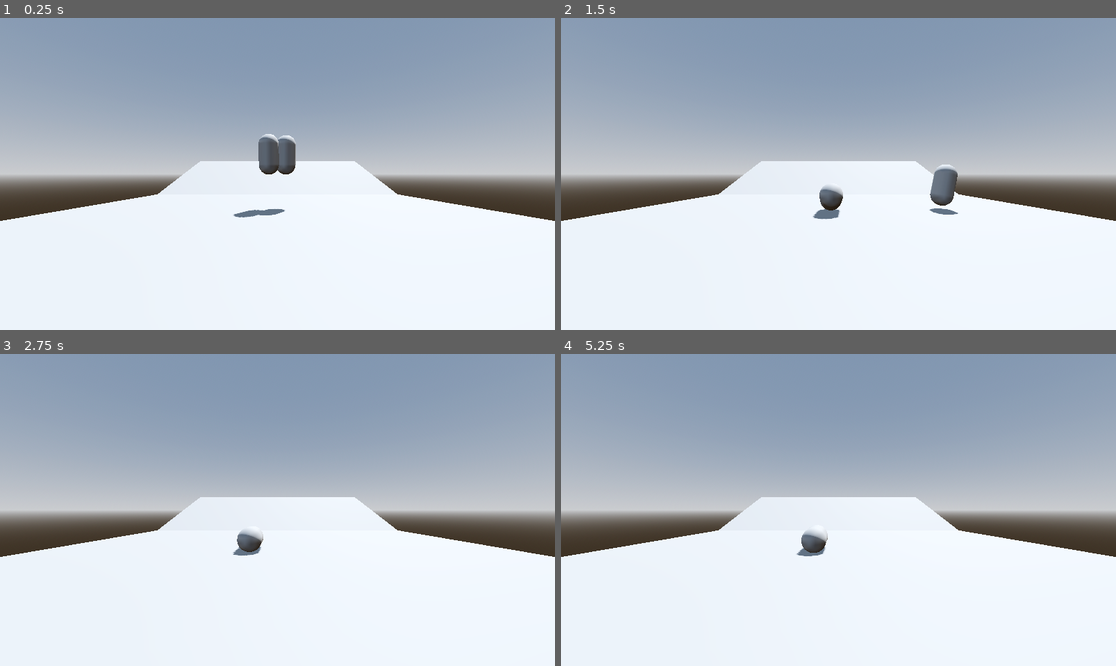
Above: before the commit, frames 1-4 (two rows, left to right).
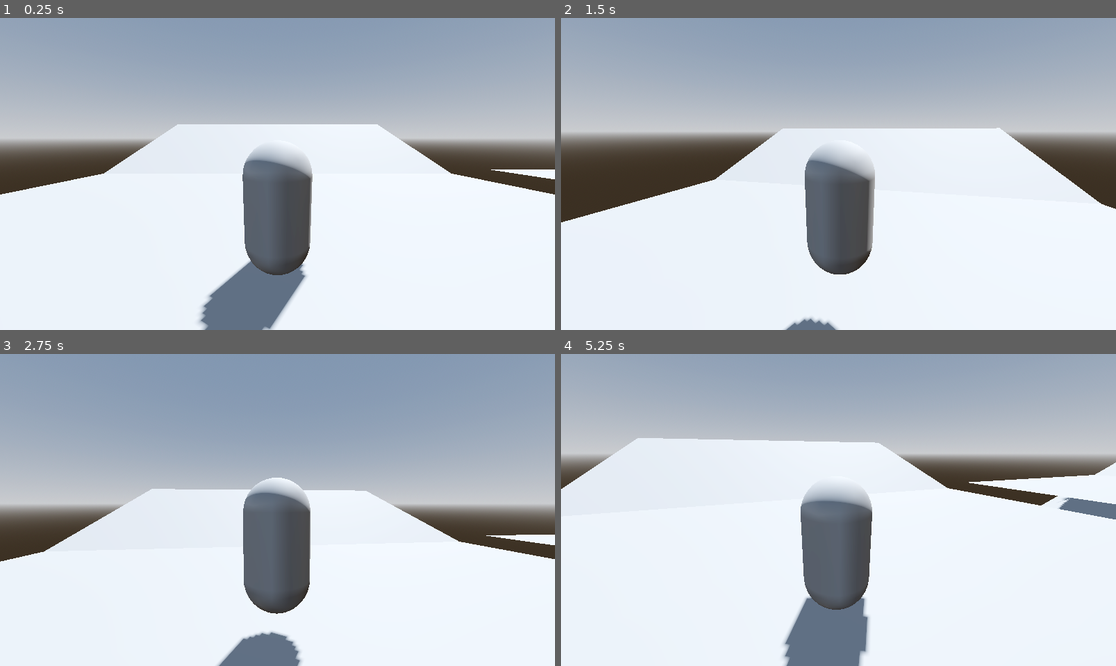
Above: after the commit, the same moments.

Repository: lentilinternational/TeamMobius
Game: Godot game, scene res://node_3d.tscn
Two runs of this game, one before a commit and one after it. Both use one fixed random seed, a clock stepped at 60 frames per second and the inputs below.
Inputs (mouse positions are in pixels of both pictures, inside the frame that each line leads up to):
- Up to frame 1 (0.25 s): no input
- Up to frame 2 (1.5 s): tap Enter (ui_enter, bound only after the commit) at 0.5 s; move the mouse to (960, 158) at 0.52 s; hold Right (move_right) 0.53-1.28 s; tap S (move_down2) at 0.6 s; tap Space (jump) at 0.77, 1.07 s; tap W (move_forward2) at 0.8, 1.35 s; move the mouse to (727, 189) at 1.27 s; hold Down (move_down) from 1.28 s (still down)
- Up to frame 3 (2.75 s): tap Space (jump) at 1.52, 1.82 s; tap A (move_left2) at 1.55, 2.1 s; move the mouse to (333, 441) at 2.02 s; release Down (move_down) at 2.03 s; hold Right (move_right) from 2.03 s (still down); tap D (move_right2) at 2.3 s
- Up to frame 4 (5.25 s): move the mouse to (810, 572) at 2.77 s; release Right (move_right) at 2.78 s; hold Up (move_forward) 2.78-3.53 s; tap D (move_right2) at 2.85 s; tap Space (jump) at 3.02, 3.32, 3.77, 3.8, 4.07, 4.35, 4.52, 4.82 s; tap Enter (ui_enter, bound only after the commit) at 3.05, 3.6 s; move the mouse to (1005, 556) at 3.52 s; hold Left (move_left) 3.53-5.03 s; tap Escape (ui_cancel) at 4.15 s; move the mouse to (672, 463) at 4.27 s; tap S (move_down2) at 4.55, 5.1 s; move the mouse to (866, 510) at 5.02 s; hold Down (move_down) from 5.03 s (still down)

The runs differ from the first frame. In frame 1, 30% of the frame differs, in the area x 0-100%, y 27-100%; in frame 2, 33%; in frame 3, 12%; in frame 4, 47%, in the area x 0-100%, y 13-100%.

Commit message:
Completion of PR05
I have added a camera that can move with the mouse, space is a jump, r is reset, go wild.

Diff:
--- a/assignment_2/node_3d.tscn
+++ b/assignment_2/node_3d.tscn
@@ -1,7 +1,6 @@
-[gd_scene load_steps=11 format=3 uid="uid://cdscm8ir2rcpf"]
+[gd_scene load_steps=10 format=3 uid="uid://cdscm8ir2rcpf"]
 
 [ext_resource type="Script" uid="uid://dwtop1tcidgj" path="res://node_3d.gd" id="1_a202f"]
-[ext_resource type="Script" uid="uid://s2as6kfwbe7y" path="res://player.gd" id="2_noarx"]
 [ext_resource type="Script" uid="uid://d0q6ilio72ok5" path="res://player_2.gd" id="3_a0tk4"]
 
 [sub_resource type="PlaneMesh" id="PlaneMesh_a0tk4"]
@@ -48,6 +47,24 @@
 [node name="CollisionShape3D" type="CollisionShape3D" parent="MeshInstance3D/MeshInstance3D/StaticBody3D"]
 shape = SubResource("ConcavePolygonShape3D_noarx")
 
+[node name="MeshInstance3D2" type="MeshInstance3D" parent="MeshInstance3D"]
+transform = Transform3D(-0.0216404, 0, -0.999766, 0, 1, 0, 0.999766, 0, -0.0216404, 23.4942, 0, 0)
+mesh = SubResource("PlaneMesh_a0tk4")
+
+[node name="StaticBody3D" type="StaticBody3D" parent="MeshInstance3D/MeshInstance3D2"]
+
+[node name="CollisionShape3D" type="CollisionShape3D" parent="MeshInstance3D/MeshInstance3D2/StaticBody3D"]
+shape = SubResource("ConcavePolygonShape3D_noarx")
+
+[node name="MeshInstance3D" type="MeshInstance3D" parent="MeshInstance3D/MeshInstance3D2"]
+transform = Transform3D(1, 0, 0, 0, 0.941993, -0.335632, 0, 0.335632, 0.941993, 0, -0.0107512, -8.51036)
+mesh = SubResource("PlaneMesh_a0tk4")
+
+[node name="StaticBody3D" type="StaticBody3D" parent="MeshInstance3D/MeshInstance3D2/MeshInstance3D"]
+
+[node name="CollisionShape3D" type="CollisionShape3D" parent="MeshInstance3D/MeshInstance3D2/MeshInstance3D/StaticBody3D"]
+shape = SubResource("ConcavePolygonShape3D_noarx")
+
 [node name="WorldEnvironment" type="WorldEnvironment" parent="."]
 environment = SubResource("Environment_a0tk4")
 
@@ -55,40 +72,30 @@
 transform = Transform3D(-0.866023, -0.433016, 0.250001, 0, 0.499998, 0.866027, -0.500003, 0.749999, -0.43301, 0, 0, 0)
 shadow_enabled = true
 
-[node name="Player" type="RigidBody3D" parent="."]
-transform = Transform3D(1, 0, 0, 0, 1, 0, 0, 0, 1, 0, 1.69482, 0)
-script = ExtResource("2_noarx")
-
-[node name="MeshInstance3D" type="MeshInstance3D" parent="Player"]
-transform = Transform3D(1, 0, 0, 0, 0.999974, -0.00724302, 0, 0.00724302, 0.999974, 0, 1.25627, -1.8323)
-mesh = SubResource("CapsuleMesh_jka67")
-
-[node name="CollisionShape3D" type="CollisionShape3D" parent="Player"]
-transform = Transform3D(1, 0, 0, 0, 0.999946, -0.0103495, 0, 0.0103495, 0.999946, 0, 1.25627, -1.7725)
-shape = SubResource("ConvexPolygonShape3D_i5arm")
-
-[node name="twist_pivot" type="Node3D" parent="Player"]
-
-[node name="pitch_pivot" type="Node3D" parent="Player/twist_pivot"]
-
 [node name="Player2" type="RigidBody3D" parent="."]
-transform = Transform3D(1, 0, 0, 0, 1, 0, 0, 0, 1, 0, 1.69482, 0)
+axis_lock_angular_x = true
+axis_lock_angular_y = true
+axis_lock_angular_z = true
 script = ExtResource("3_a0tk4")
 
 [node name="MeshInstance3D" type="MeshInstance3D" parent="Player2"]
-transform = Transform3D(1, 0, 0, 0, 0.999974, -0.00724302, 0, 0.00724302, 0.999974, 0, 1.25627, -1.8323)
+transform = Transform3D(0.999979, 4.71526e-05, 0.00650987, 3.64879e-10, 0.999974, -0.00724302, -0.00651011, 0.00724287, 0.999953, 2.87028e-05, 1.25627, 0.061412)
 mesh = SubResource("CapsuleMesh_jka67")
 
 [node name="CollisionShape3D" type="CollisionShape3D" parent="Player2"]
-transform = Transform3D(1, 0, 0, 0, 0.999946, -0.0103495, 0, 0.0103495, 0.999946, 0, 1.25627, -1.7725)
+transform = Transform3D(0.999979, 6.73758e-05, 0.00650969, -4.43046e-10, 0.999946, -0.0103495, -0.00650999, 0.0103493, 0.999925, -2.87028e-05, 1.25627, 0.0525946)
 shape = SubResource("ConvexPolygonShape3D_i5arm")
 
 [node name="twist_pivot" type="Node3D" parent="Player2"]
+transform = Transform3D(1, 0, 0, 0, 1, 0, 0, 0, 1, 0, 1, 0.15011)
 
 [node name="pitch_pivot" type="Node3D" parent="Player2/twist_pivot"]
+transform = Transform3D(1, 0, 0, 0, 0.984808, 0.173648, 0, -0.173648, 0.984808, 0, 0, 0)
 
-[node name="Camera3D" type="Camera3D" parent="."]
-transform = Transform3D(1, 0, 0, 0, 1, 0, 0, 0, 1, 0, 1.69482, 8.37378)
+[node name="Camera3D" type="Camera3D" parent="Player2/twist_pivot/pitch_pivot"]
+transform = Transform3D(1, 0, 0, 0, 1, 2.98023e-08, 0, -2.98023e-08, 1, 0, 0.777, 3)
 
-[connection signal="sleeping_state_changed" from="Player" to="." method="_on_player_sleeping_state_changed"]
+[node name="RayCast3D" type="RayCast3D" parent="Player2"]
+transform = Transform3D(1, 0, 0, 0, 1, 0, 0, 0, 1, 0, 0.954554, 0)
+
 [connection signal="sleeping_state_changed" from="Player2" to="." method="_on_player_sleeping_state_changed"]
--- a/assignment_2/player_2.gd
+++ b/assignment_2/player_2.gd
@@ -1,8 +1,46 @@
 extends RigidBody3D
 
+var mouse_sensitivity := 0.001
+var twist_input := 0.0
+var pitch_input := 0.0
+var is_grounded := false
+
+@onready var twist_pivot := $twist_pivot
+@onready var pitch_pivot := $twist_pivot/pitch_pivot
+@onready var ground_check := $RayCast3D
+
+func _ready() -> void:
+	Input.set_mouse_mode(Input.MOUSE_MODE_CAPTURED)
+
 func _process(delta: float) -> void:
-		var input := Vector3.ZERO
-		input.x = Input.get_axis("move_left2", "move_right2")
-		input.z = Input.get_axis("move_forward2", "move_down2")
+	var input := Vector3.ZERO
+	input.x = Input.get_axis("move_left2", "move_right2")
+	input.z = Input.get_axis("move_forward2", "move_down2")
+	apply_central_force(twist_pivot.basis * input * 1200.0 * delta)
 
-		apply_central_force(input * 1200.0 * delta)
+	if Input.is_action_just_pressed("ui_cancel"):
+		Input.set_mouse_mode(Input.MOUSE_MODE_VISIBLE)
+
+	if Input.is_action_just_pressed("ui_enter"):
+		Input.set_mouse_mode(Input.MOUSE_MODE_CAPTURED)
+
+	is_grounded = ground_check.is_colliding()
+	if is_grounded:
+		print("Player is on the ground")
+	else:
+		print("Player is in the air")
+
+	if Input.is_action_just_pressed("jump") and is_grounded:
+		apply_impulse(Vector3.UP * 5)
+
+	twist_pivot.rotate_y(twist_input)
+	pitch_pivot.rotate_x(pitch_input)
+	pitch_pivot.rotation.x = clamp(pitch_pivot.rotation.x, -0.5, 0.5)
+	twist_input = 0.0
+	pitch_input = 0.0
+
+func _unhandled_input(event: InputEvent) -> void:
+	if event is InputEventMouseMotion:
+		if Input.get_mouse_mode() == Input.MOUSE_MODE_CAPTURED:
+			twist_input = -event.relative.x * mouse_sensitivity
+			pitch_input = -event.relative.y * mouse_sensitivity
--- a/assignment_2/project.godot
+++ b/assignment_2/project.godot
@@ -67,3 +67,8 @@
 "events": [Object(InputEventKey,"resource_local_to_scene":false,"resource_name":"","device":-1,"window_id":0,"alt_press …(192 unchanged characters)…
 ]
 }
+ui_enter={
+"deadzone": 0.2,
+"events": [Object(InputEventKey,"resource_local_to_scene":false,"resource_name":"","device":-1,"window_id":0,"alt_pressed":false,"shift_pressed":false,"ctrl_pressed":false,"meta_pressed":false,"pressed":false,"keycode":0,"physical_keycode":4194309,"key_label":0,"unicode":0,"location":0,"echo":false,"script":null)
+]
+}
